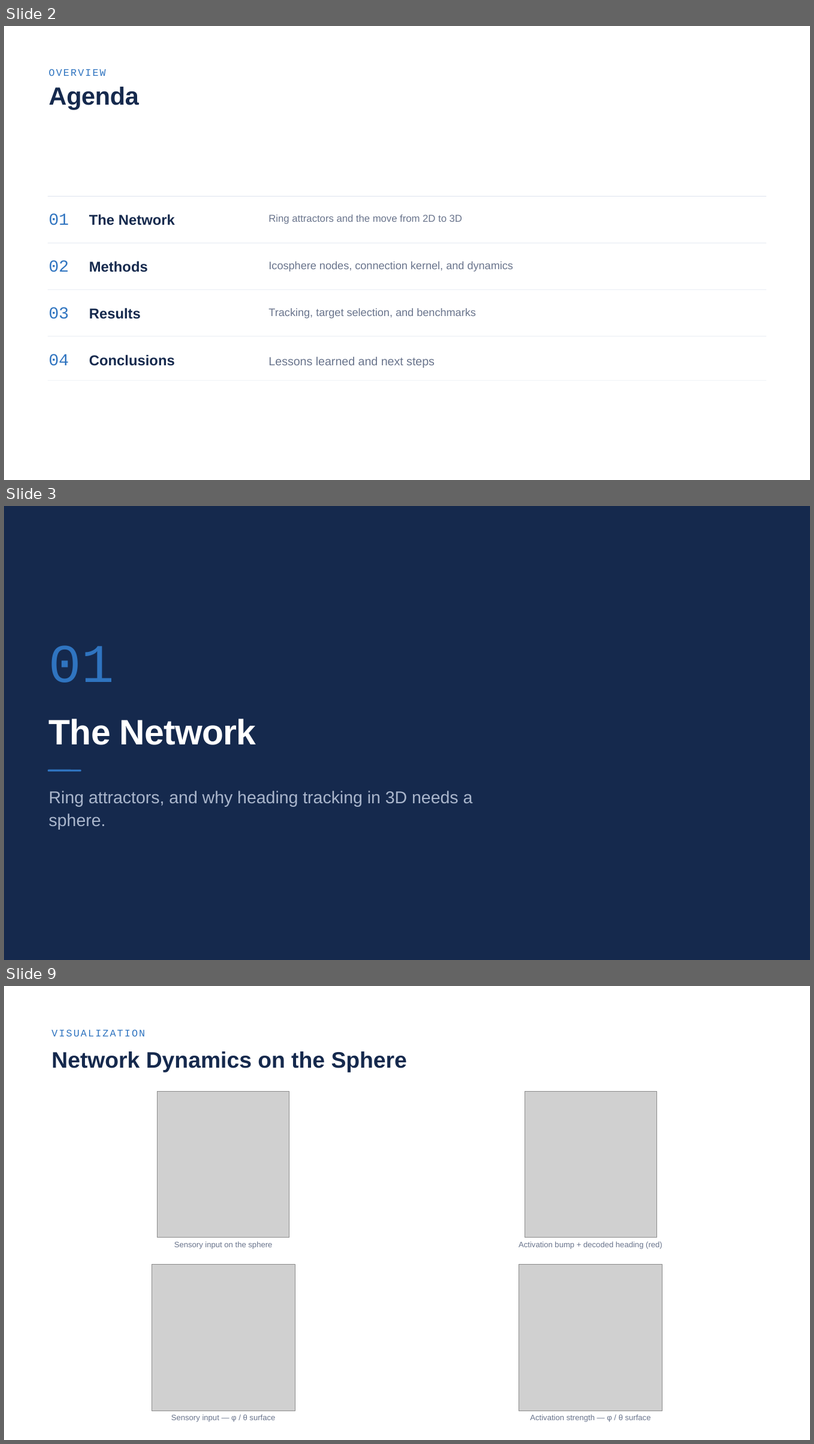
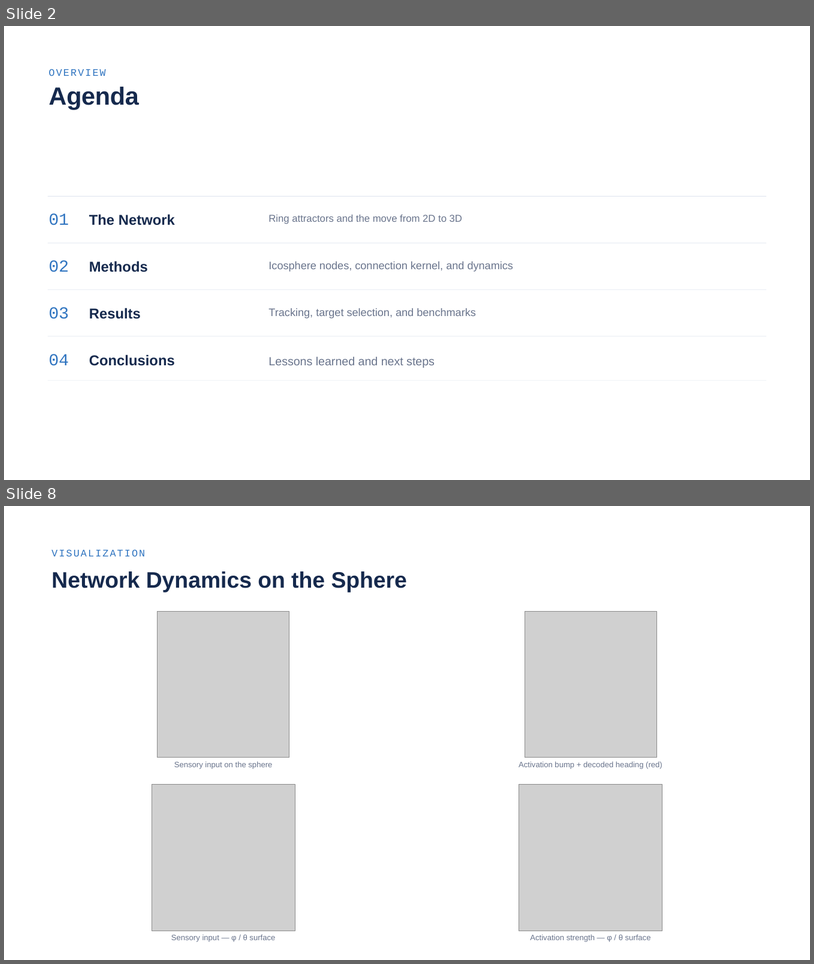
Before and after one commit to noah-ginzburg/RANController, a slide deck: RAN/RAN_Progress/Research_internship_presentation.odp. Shown one above the other, each under a label of ours: slides 2, 3 and 9 before the commit, slides 2 and 8 after it; the slides between them are not shown. The pictures are 814x1444 and 814x964 pixels, drawn with LibreOffice and Linux fonts; fonts in the diff are those of the drawing; grey boxes stand for pictures. Boxes give left, top, right and bottom in pixels: in the first picture for what was removed or moved away, otherwise in the second. Text is boxed around its words. In the diff, an @@ line names an element or a change of style, - is before the commit and + after.

```diff
--- a/RAN/RAN_Progress/Research_internship_presentation.odp
+++ b/RAN/RAN_Progress/Research_internship_presentation.odp
@@ slide 3 removed at (x1=4, y1=506, x2=810, y2=960), background #15294D @@
@@ text removed at (x1=49, y1=645, x2=114, y2=682) @@
-01
@@ text removed at (x1=49, y1=718, x2=257, y2=745) @@
-The Network
@@ rounded rectangle removed at (x1=48, y1=769, x2=81, y2=771) @@
@@ text removed at (x1=49, y1=790, x2=473, y2=829) @@
-Ring attractors, and why heading tracking in 3D needs a sphere.
@@ what was slide 9 is now slide 8 @@
```
Also in this commit, not shown: 9 slides changed, 1 slide added, 1 other slide removed, 9 other files.
